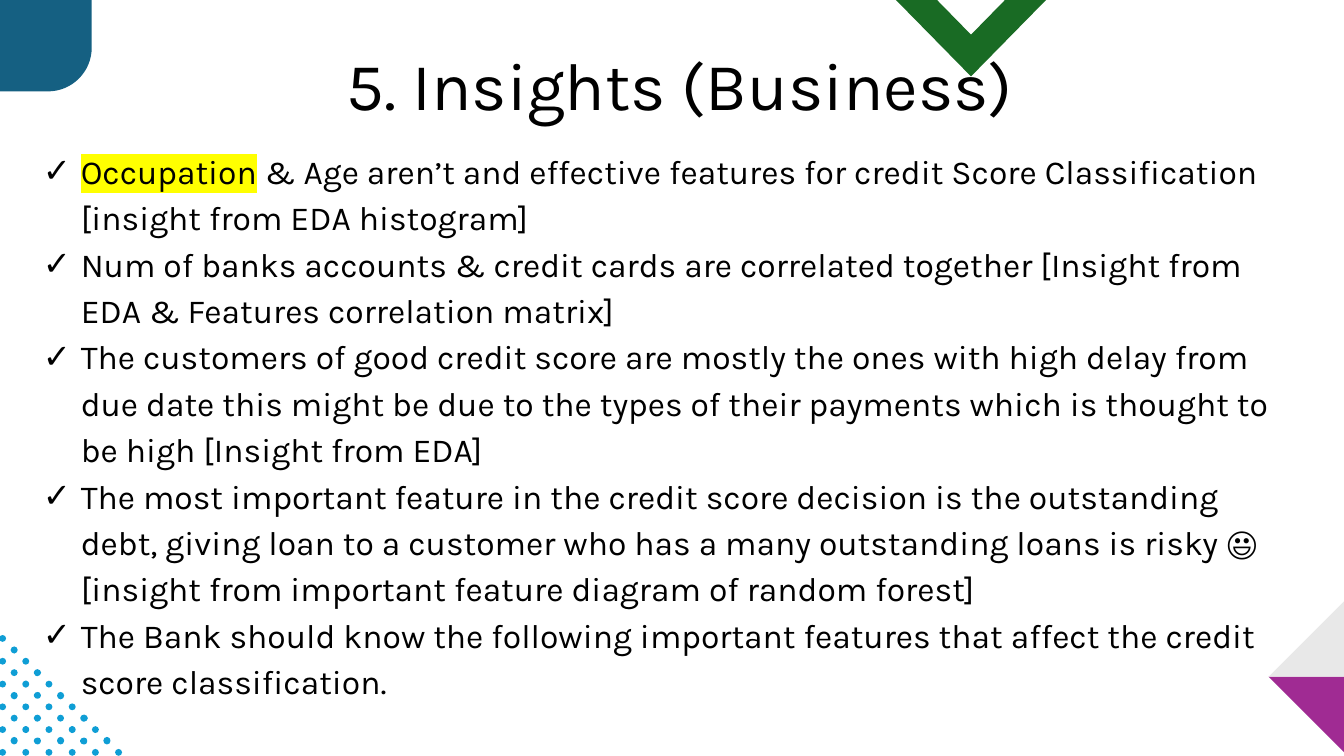
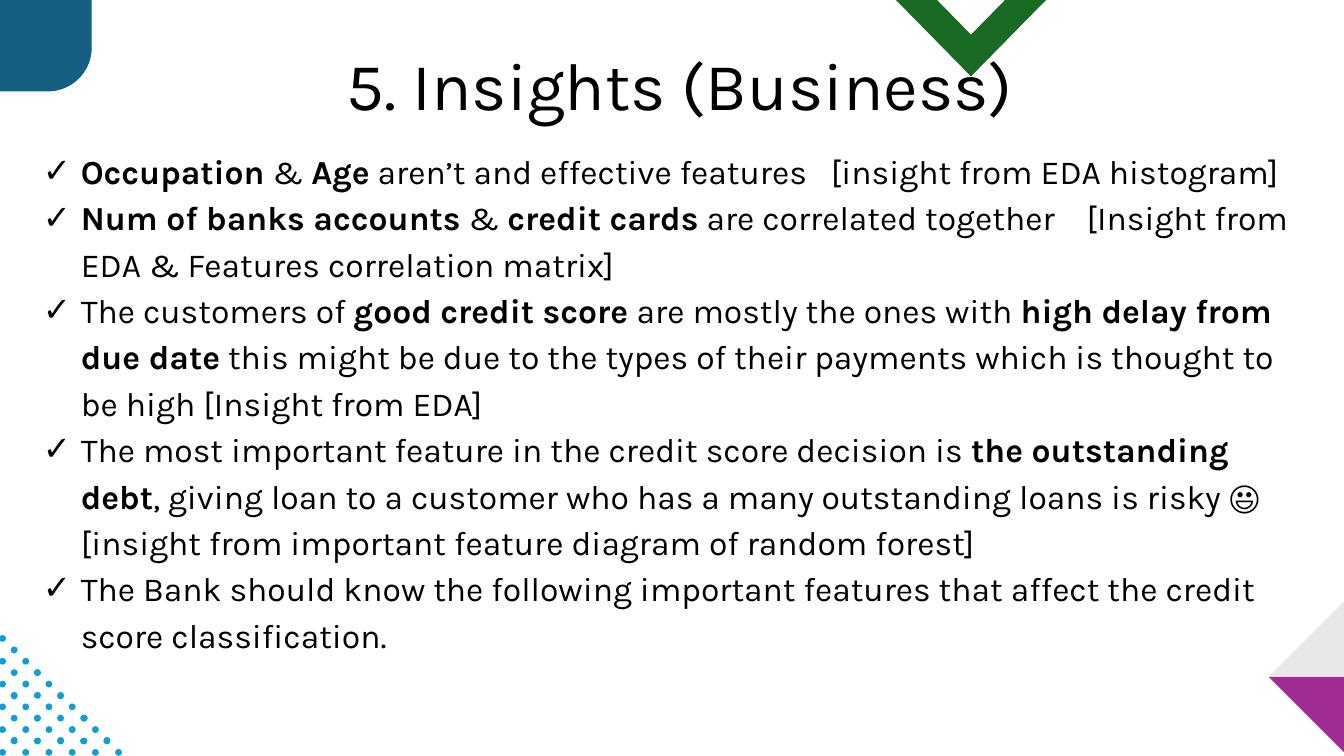
Before and after one commit to BasmaElhoseny01/Credit-Score-Classification-and-Analysis, a slide deck: slide 10 of Presentation.pptx. Drawn at 1344x756 pixels with LibreOffice and Linux fonts; fonts in the diff are those of the drawing. Boxes give left, top, right and bottom in pixels: in the first picture for what was removed or moved away, otherwise in the second. Text is boxed around its words. In the diff, an @@ line names an element or a change of style, - is before the commit and + after.

```diff
--- a/Presentation.pptx
+++ b/Presentation.pptx
@@ text at bbox=[81, 159, 1279, 193]: text changed @@
-✓ Occupation & Age aren’t and effective features for credit Score Classification [insight from EDA histogram]
+✓ Occupation & Age aren’t and effective features [insight from EDA histogram]
@@ text at bbox=[81, 205, 1287, 564]: bold on in "Num of banks accounts credit cards", "good credit score high delay from due ...", "the outstanding debt," @@
```
Also in this commit, not shown: 3 other slides changed, 3 other files.
